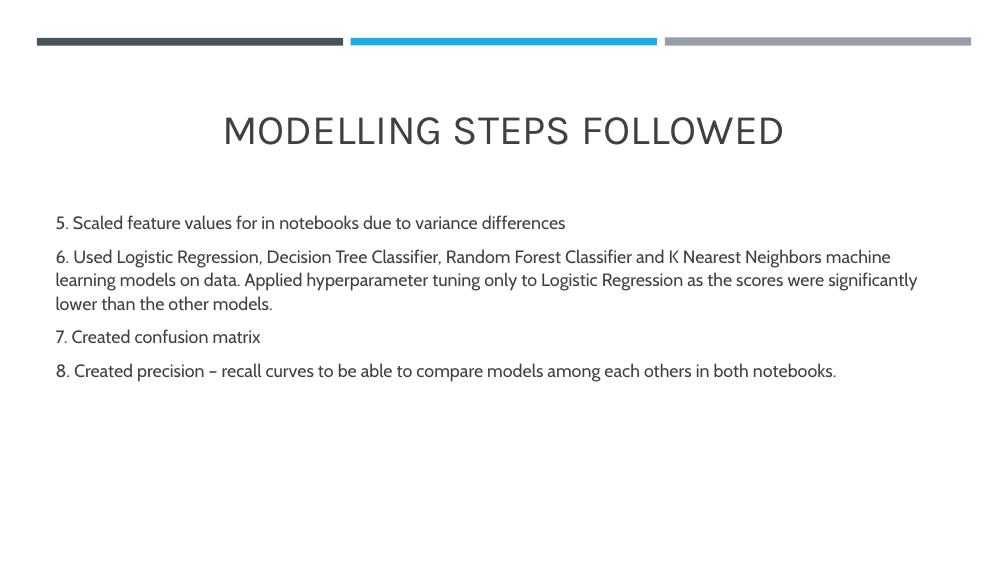
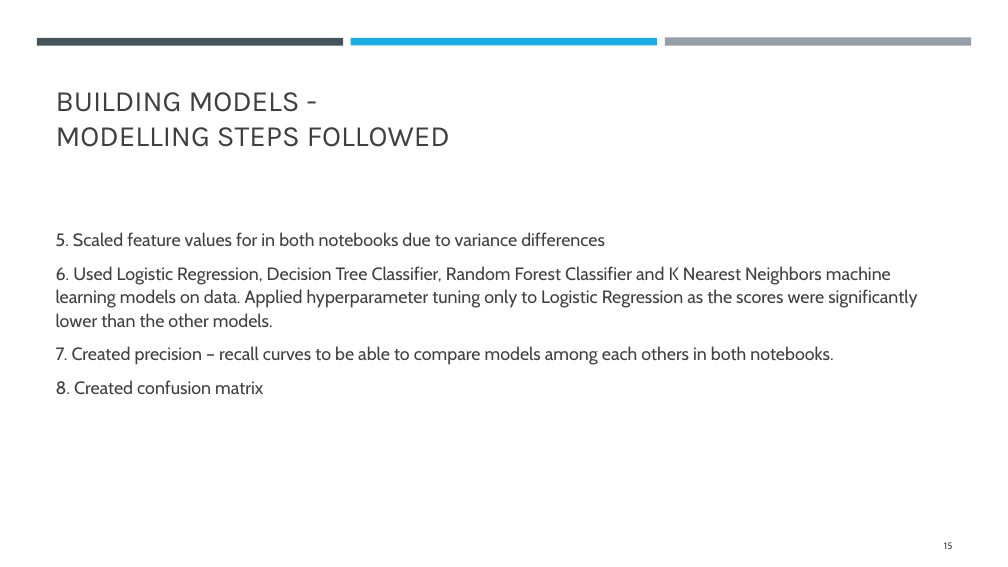
Before and after one commit to IsabelleUslu/InstituteOfDataLabs, a slide deck: slide 15 of IOD Projects/MP2New/New - Predicting Employee Attrition.pptx. Drawn at 1008x567 pixels with LibreOffice and Linux fonts; fonts in the diff are those of the drawing. Boxes give left, top, right and bottom in pixels: in the first picture for what was removed or moved away, otherwise in the second. Text is boxed around its words. In the diff, an @@ line names an element or a change of style, - is before the commit and + after.

Commit message:
Final changes to PPT and Notebook 1

```diff
--- a/IOD Projects/MP2New/New - Predicting Employee Attrition.pptx
+++ b/IOD Projects/MP2New/New - Predicting Employee Attrition.pptx
@@ title at (56, 92, 450, 147): text changed; size 40 to 28 pt @@
-MODELLING STEPS FOLLOWED
+BUILDING MODELS -
+MODELLING STEPS FOLLOWED
@@ text at (56, 232, 605, 247): text changed @@
-5. Scaled feature values for in notebooks due to variance differences
+5. Scaled feature values for in both notebooks due to variance differences
@@ text at (56, 346, 833, 394): text changed @@
-7. Created confusion matrix
-8. Created precision – recall curves to be able to compare models among each others in both notebooks.
+7. Created precision – recall curves to be able to compare models among each others in both notebooks.
+8. Created confusion matrix
@@ page number added at (944, 542, 952, 549), 9 pt, text #404040 @@
+15
```
Also in this commit, not shown: 17 other slides changed, 1 slide added, 2 other files.
